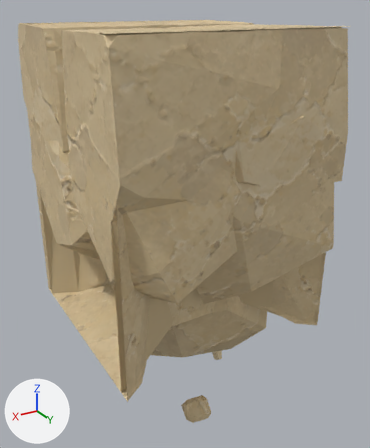
An edit to the glTF model assets/custom/models/ground_modules/ground_bottom_square_strip_02.glb, drawn before and after from the same camera.
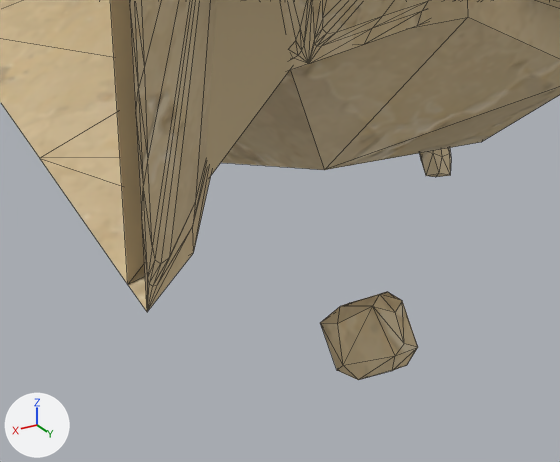
There are two pictures of each version: one whole from a camera (50 mm lens) standing at (1.61, 2.45, 1.08) and looking at (0.44, 0.5, 0.1), one close up on the part from 22% to 69% of the width and 68% to 100% of the height. The lights are fixed; the arrows at lower left show +X, +Y and +Z. The first two pictures are the older version. The close-ups show mesh edges as thin lines. Vertices at exactly the same position are counted once.

The first close-up shows 'GroundBottomSquareStrip02_Body'.
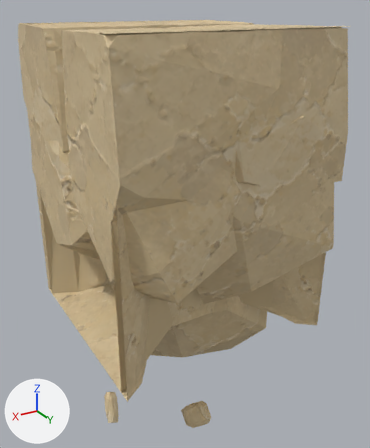
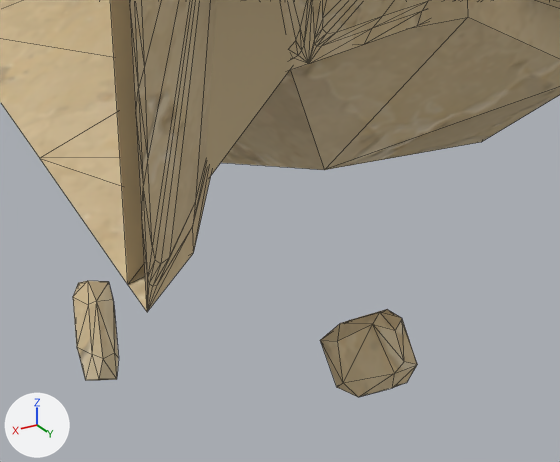
Where the change shows, as pixel boxes [x1, y1, x2, y2] in the close-ups (560 x 462 px; the box of a moved part takes in the faces that stretch with it):
'GroundBottomSquareStrip02_Body', reshaped
    before: [0, 0, 560, 380]
    after: [0, 0, 560, 397]
part 1 of me_groundbottomsquarestrip02_bodyshouldermesh, moved or reshaped
    before: [320, 292, 418, 380]
    after: [320, 309, 417, 397]
part 2 of me_groundbottomsquarestrip02_bodyshouldermesh, moved or reshaped
    before: [420, 148, 451, 177]
    after: [73, 281, 118, 380]

Patch to the scene script:
```diff
--- a/assets/custom/models/ground_modules/ground_bottom_square_strip_02.glb.py
+++ b/assets/custom/models/ground_modules/ground_bottom_square_strip_02.glb.py
@@ me_groundbottomsquarestrip02_bodyshouldermesh @@
 # used by ob_groundbottomsquarestrip02_body; location = (0.0, 0.0, 0.0)
-me_groundbottomsquarestrip02_bodyshouldermesh.from_pydata(...)  # 871 vertices, 1530 faces; spans x 0.0..1.0, y -0.04..1.04, z -0.93..1.0
+me_groundbottomsquarestrip02_bodyshouldermesh.from_pydata(...)  # 871 vertices, 1530 faces; spans x 0.0..1.0, y -0.04..1.04, z -0.85..1.0
+# me_groundbottomsquarestrip02_bodyshouldermesh part 1: the loose piece of 24 vertices spanning x 0.53..0.64, y 0.79..0.92, z -0.75..-0.62 is moved by (0.0, 0.0, -0.03)
+# me_groundbottomsquarestrip02_bodyshouldermesh part 2: the loose piece of 24 vertices spanning x 0.08..0.15, y 0.28..0.38, z -0.93..-0.77 is moved by (0.78, 0.22, 0.08)
 me_groundbottomsquarestrip02_bodyshouldermesh.materials.append(mat_sandstone_plate_1_001)
```
